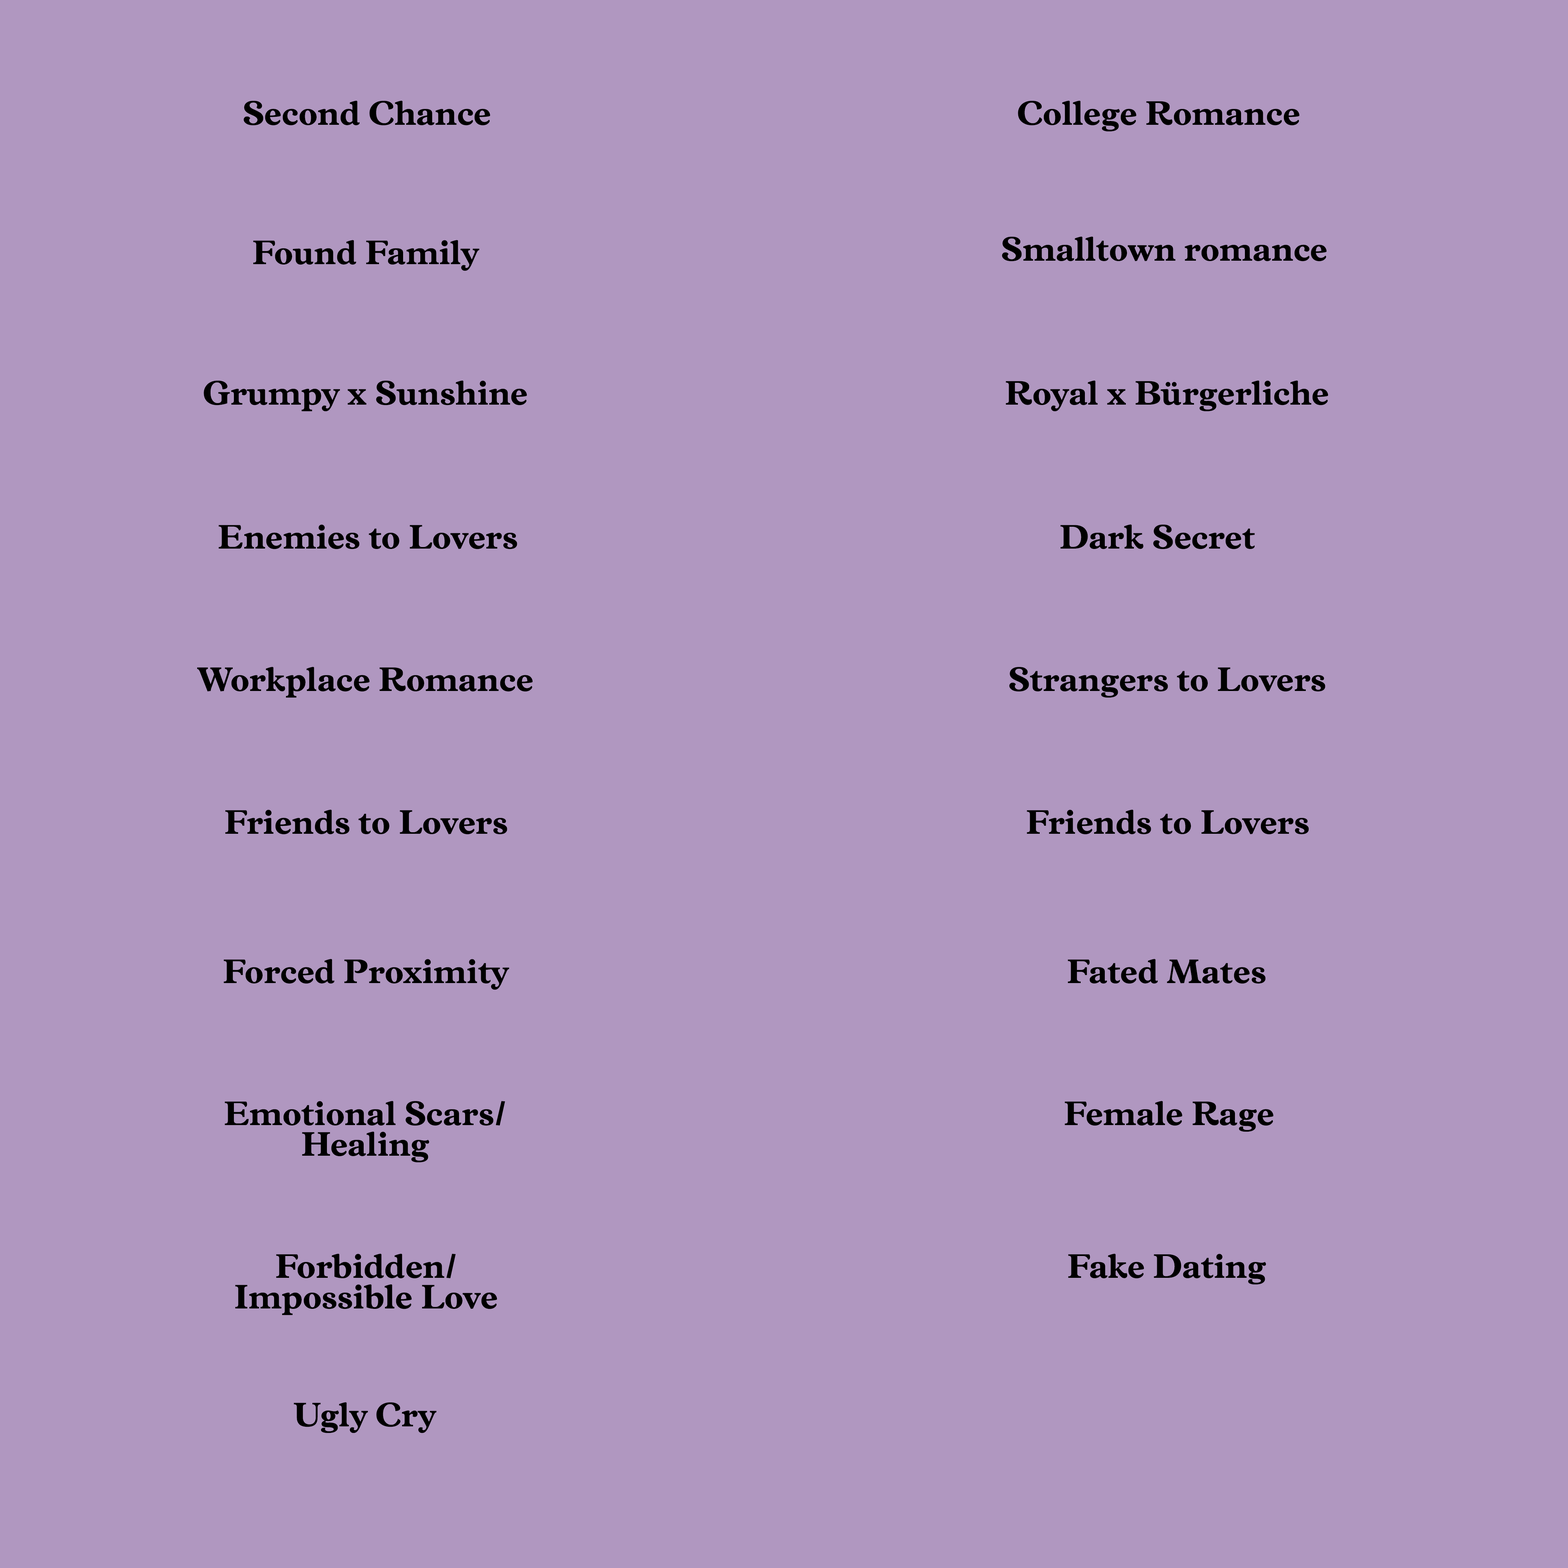
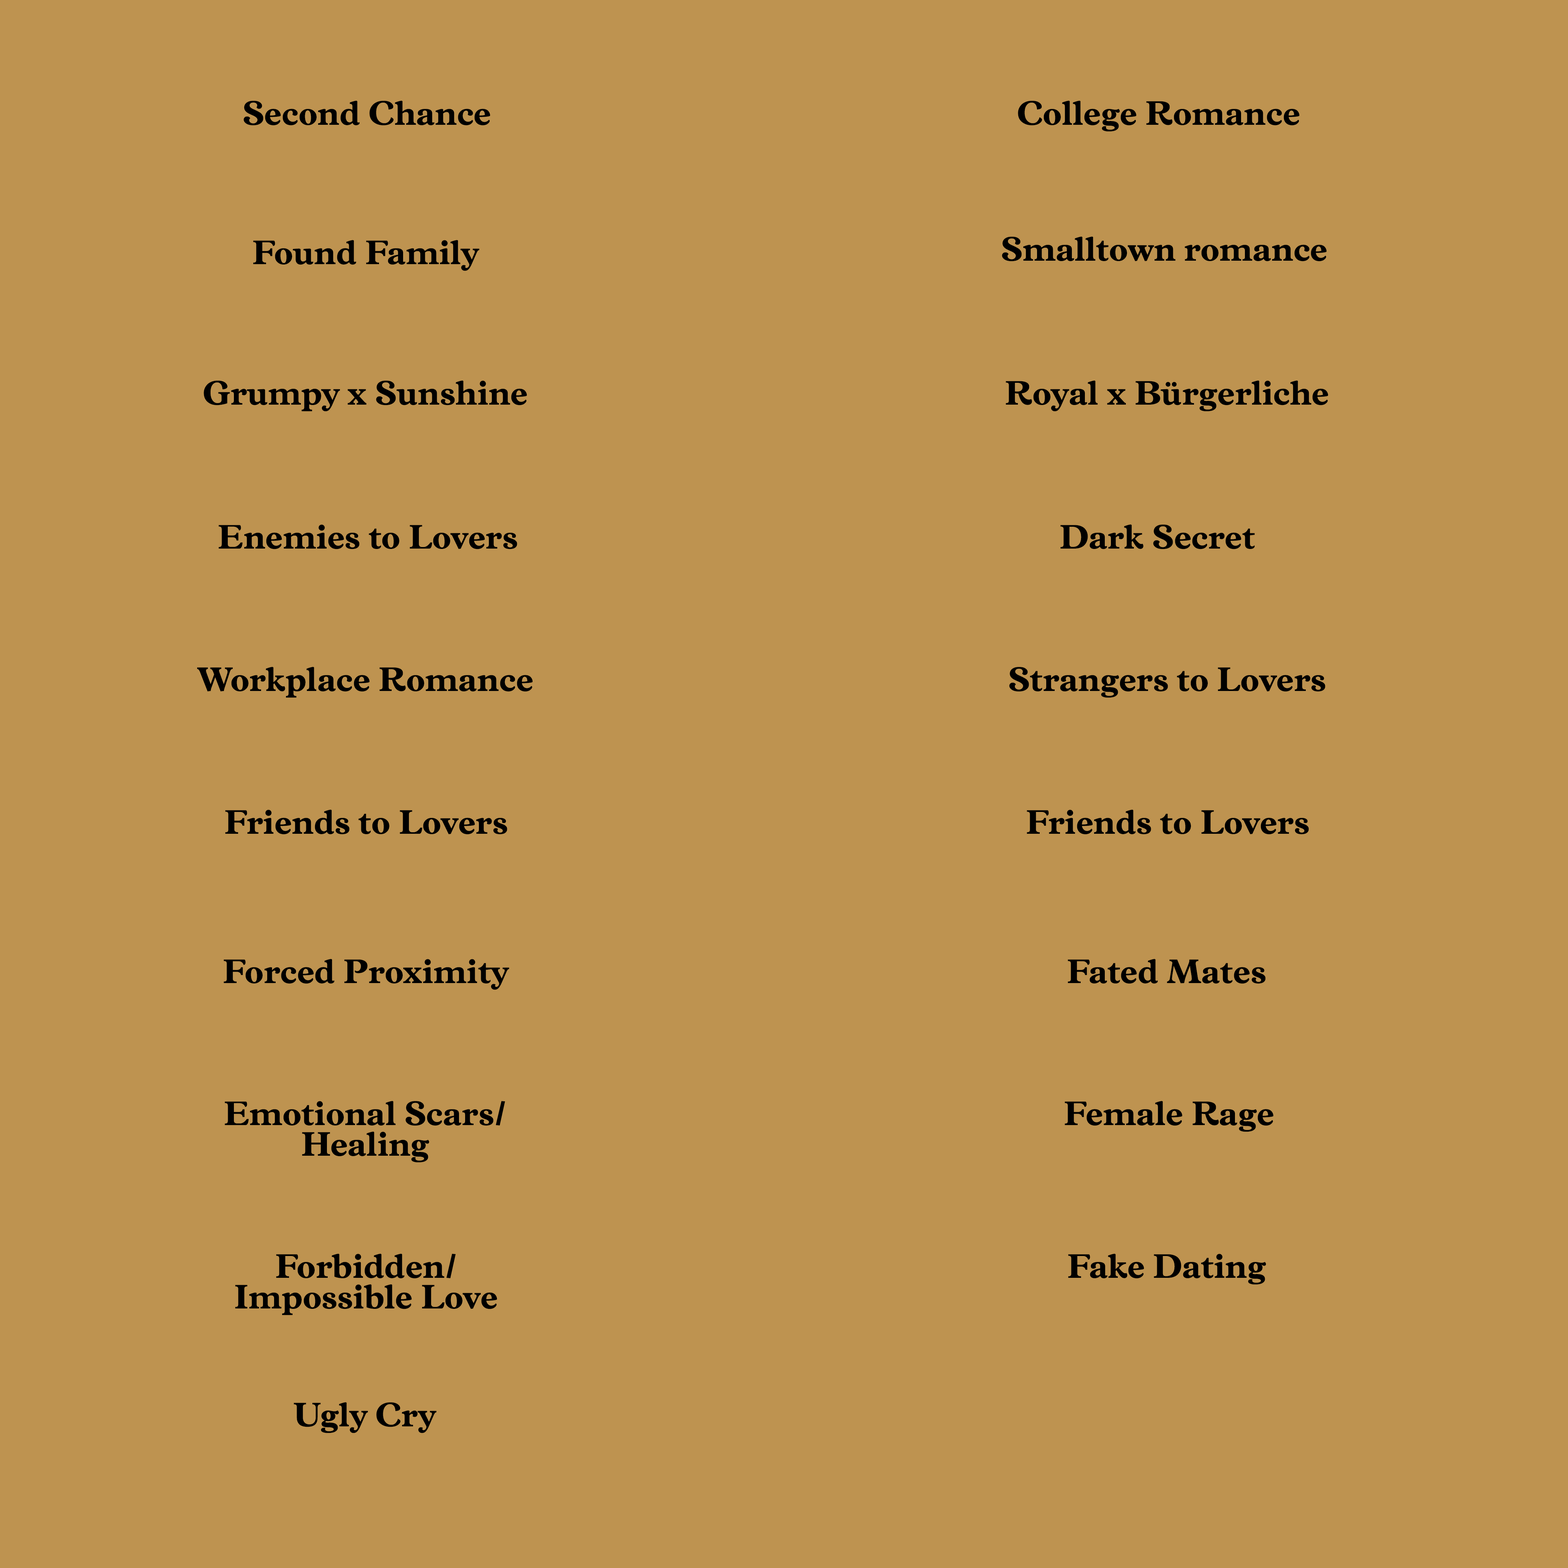
Revision of a layered 1568×1568 image; what changed, layer by layer:
painted on "Layer 1" over [0, 0, 1568, 1568]